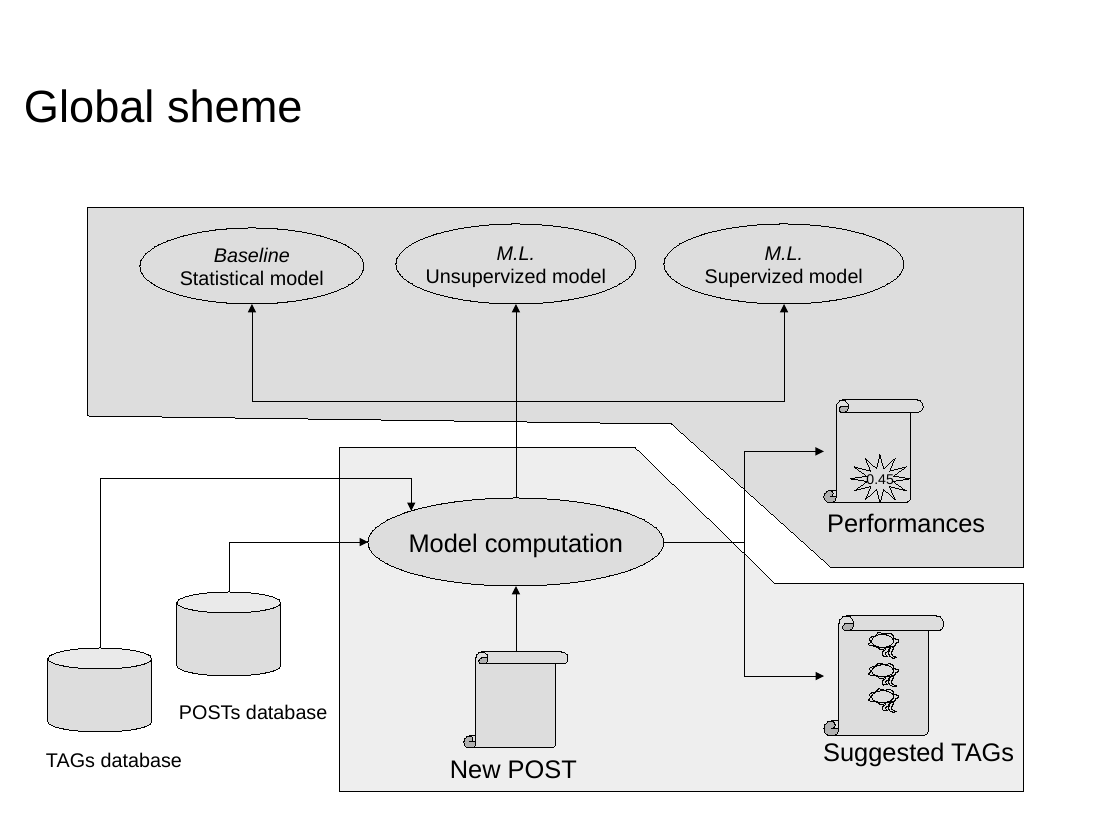
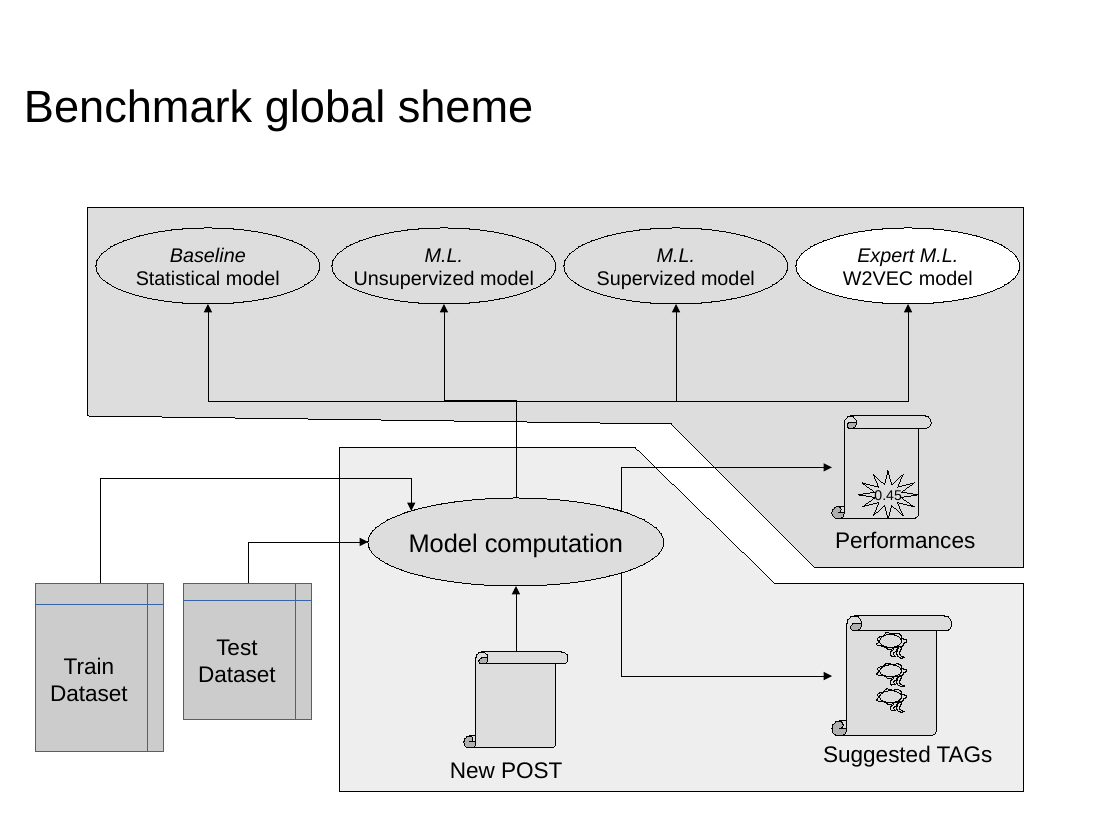
Before and after one commit to dataforcast/OC_Datascientist, a slide deck: slide 4 of P6/report/Openclassrooms_ParcoursDatascientist_P6-V1.odp (slide 3 before the commit). Drawn at 1120x840 pixels with LibreOffice and Linux fonts; fonts in the diff are those of the drawing; background and template pictures are left out. Boxes give left, top, right and bottom in pixels: in the first picture for what was removed or moved away, otherwise in the second. Text is boxed around its words. In the diff, an @@ line names an element or a change of style, - is before the commit and + after.

```diff
--- a/P6/report/Openclassrooms_ParcoursDatascientist_P6-V1.odp
+++ b/P6/report/Openclassrooms_ParcoursDatascientist_P6-V1.odp
@@ title at <box>24,89,534,130</box>: text changed @@
-Global sheme
+Benchmark global sheme
@@ freeform shape at <box>88,208,1024,568</box>: outline redrawn @@
@@ ellipse "Baseline": place and size @@
-ellipse "Baseline" at <box>140,228,364,304</box>
+ellipse "Baseline" at <box>96,228,319,304</box>
@@ ellipse "M.L.": place and size @@
-ellipse "M.L." at <box>396,224,636,304</box>
+ellipse "M.L." at <box>332,228,556,304</box>
@@ ellipse "M.L.": place and size @@
-ellipse "M.L." at <box>665,224,905,304</box>
+ellipse "M.L." at <box>564,228,788,304</box>
@@ ellipse added at <box>796,228,1019,304</box>, fill #FFFFFF, outline #000000 0 pt, 14 pt, text #000000, italic @@
+Expert M.L.
+W2VEC model
@@ elbow arrow moved from (516, 498) - (252, 304) to (516, 498) - (208, 304) @@
@@ elbow arrow moved from (516, 498) - (516, 304) to (516, 498) - (444, 304) @@
@@ elbow arrow moved from (516, 498) - (785, 304) to (516, 498) - (676, 304) @@
@@ elbow arrow added from (516, 498) to (909, 304), #000000 0 pt @@
@@ 1 freeform shape, 1 text, 1 vertical scroll: place and size @@
-1 freeform shape, 1 text, 1 vertical scroll at <box>824,400,985,533</box>
+1 freeform shape, 1 text, 1 vertical scroll at <box>832,416,975,549</box>
@@ elbow arrow moved from (100, 648) - (412, 511) to (100, 584) - (412, 511) @@
@@ elbow arrow moved from (665, 543) - (824, 451) to (621, 511) - (832, 468) @@
@@ size 18 to 16 pt in 3 elements at <box>450,762,562,779</box>, <box>823,745,993,767</box>, <box>835,531,975,549</box> @@
@@ elbow arrow moved from (229, 593) - (368, 542) to (248, 584) - (368, 542) @@
@@ flow chart internal storage added at <box>36,584,164,752</box>, fill #CCCCCC, outline #3465A4 0 pt, 16 pt, text #000000 @@
+Train
+Dataset
@@ cylinder removed at <box>177,593,281,677</box> @@
@@ flow chart internal storage added at <box>184,583,312,720</box>, fill #CCCCCC, outline #3465A4 0 pt, 16 pt, text #000000 @@
+Test
+Dataset
@@ elbow arrow moved from (665, 542) - (824, 676) to (621, 573) - (832, 676) @@
@@ cylinder removed at <box>48,648,151,733</box> @@
@@ 3 freeform shapes, 1 vertical scroll: place and size @@
-3 freeform shapes, 1 vertical scroll at <box>824,616,944,736</box>
+3 freeform shapes, 1 vertical scroll at <box>832,616,952,736</box>
@@ text removed at <box>179,704,327,720</box> @@
-POSTs database
@@ text removed at <box>46,752,182,768</box> @@
-TAGs database
```
Also in this commit, not shown: 18 other slides changed, 8 slides added, 3 slides removed, 9 other files.
